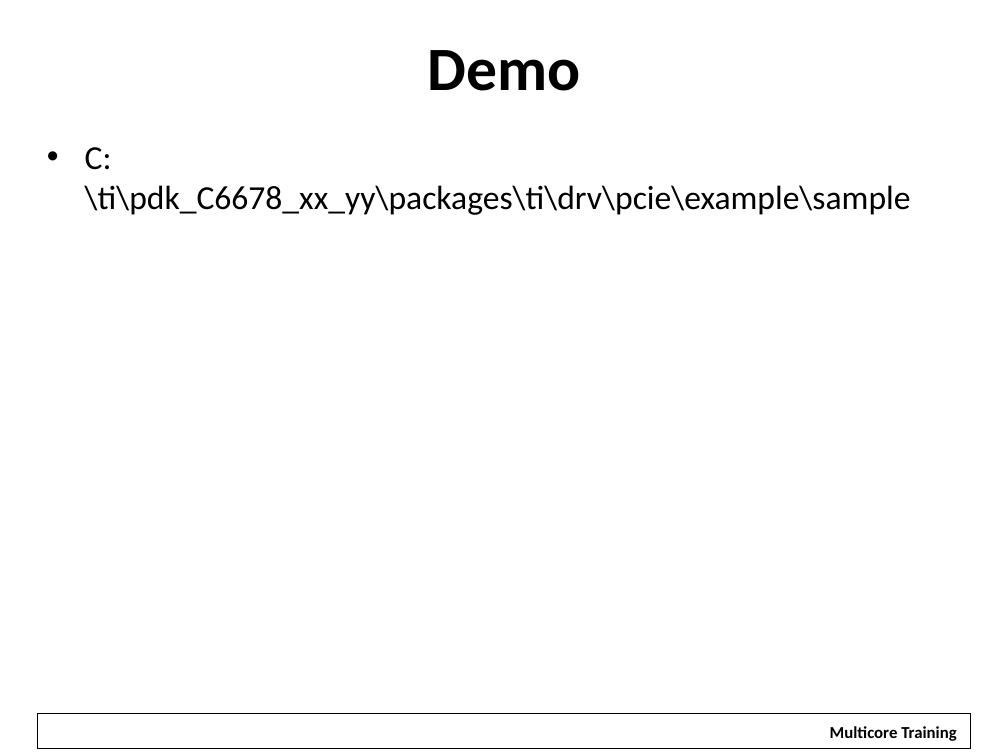
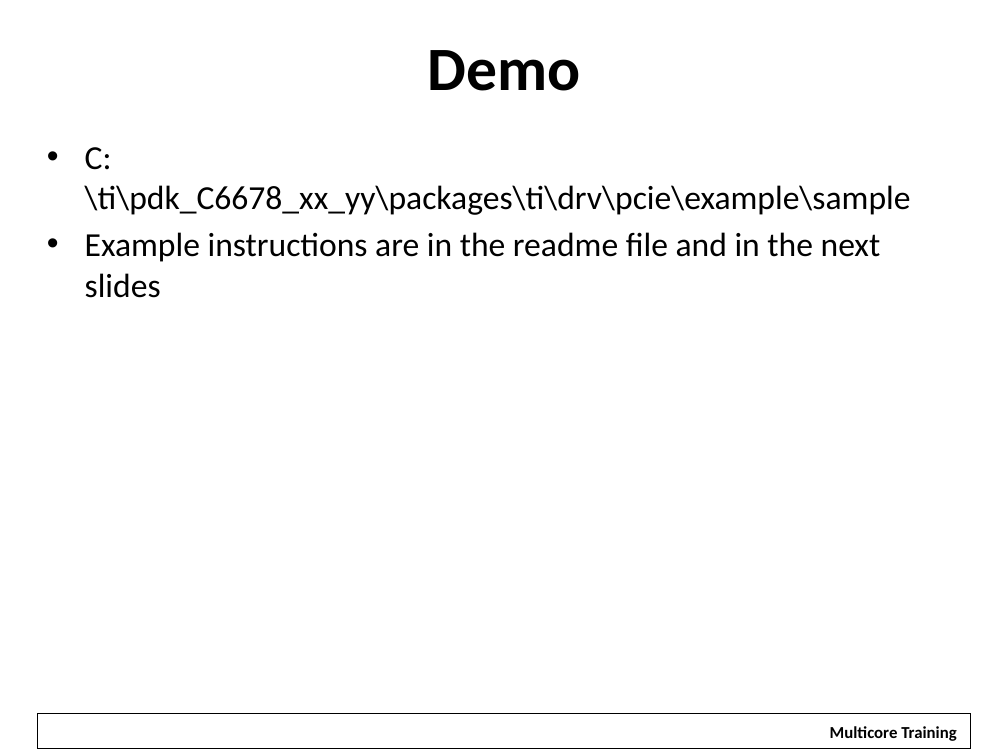
Before and after one commit to hari1989/keystone-workshop, a slide deck: slide 21 of slides/KeyStone PCI Express.pptx. Drawn at 1008x756 pixels with LibreOffice and Linux fonts; fonts in the diff are those of the drawing; background and template pictures are left out. Boxes give left, top, right and bottom in pixels: in the first picture for what was removed or moved away, otherwise in the second. Text is boxed around its words. In the diff, an @@ line names an element or a change of style, - is before the commit and + after.

Commit message:
Adding example readme file

```diff
--- a/slides/KeyStone PCI Express.pptx
+++ b/slides/KeyStone PCI Express.pptx
@@ text at (x1=85, y1=232, x2=881, y2=298): paragraph added @@
+• Example instructions are in the readme file and in the next slides
```
Also in this commit, not shown: 4 slides added.
